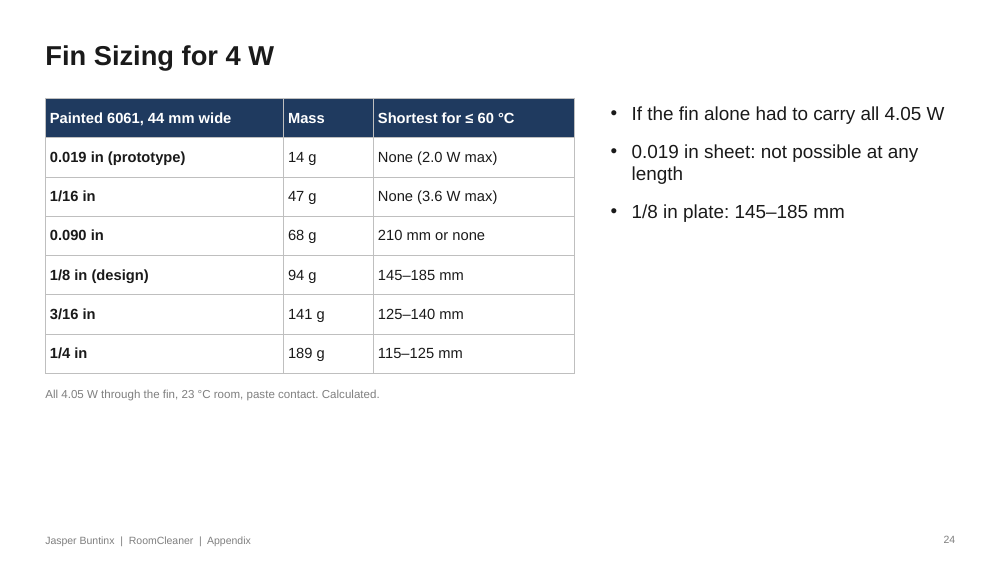
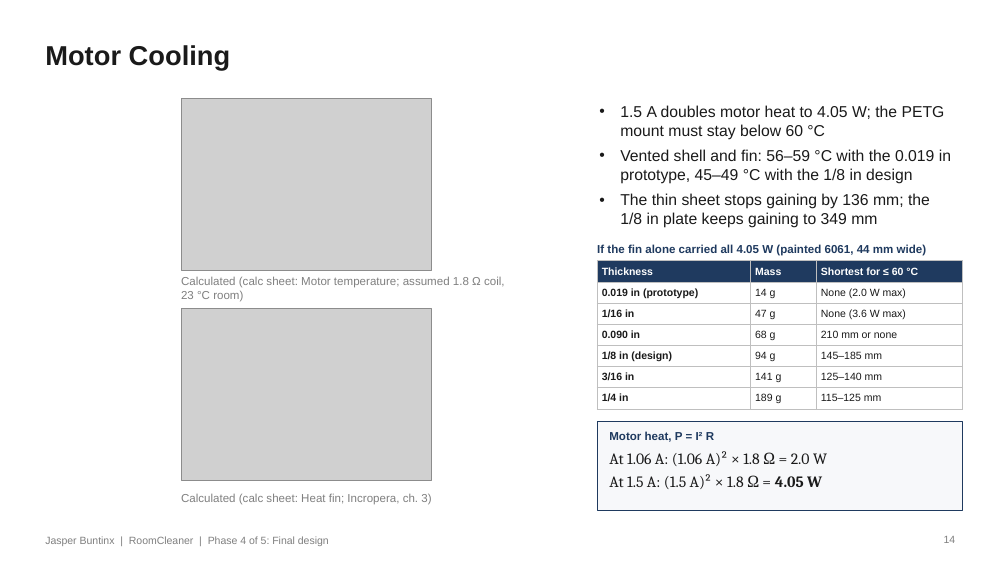
Before and after one commit to Jaspario1199/RoomCleaner, a slide deck: slide 14 of docs/presentation/deck_v8/RoomCleaner_Buntinx_Oct27_v8.pptx (slide 24 before the commit). Drawn at 1008x567 pixels with LibreOffice and Linux fonts; fonts in the diff are those of the drawing; grey boxes stand for pictures. Boxes give left, top, right and bottom in pixels: in the first picture for what was removed or moved away, otherwise in the second. Text is boxed around its words. In the diff, an @@ line names an element or a change of style, - is before the commit and + after.

```diff
--- a/docs/presentation/deck_v8/RoomCleaner_Buntinx_Oct27_v8.pptx
+++ b/docs/presentation/deck_v8/RoomCleaner_Buntinx_Oct27_v8.pptx
@@ text at bbox=[45, 45, 231, 70]: text changed @@
-Fin Sizing for 4 W
+Motor Cooling
@@ picture added at bbox=[181, 98, 431, 270] @@
@@ text added at bbox=[620, 105, 951, 228], 15 pt, text #1A1A1A @@
+• 1.5 A doubles motor heat to 4.05 W; the PETG mount must stay below 60 °C
+• Vented shell and fin: 56–59 °C with the 0.019 in prototype, 45–49 °C with the 1/8 in design
+• The thin sheet stops gaining by 136 mm; the 1/8 in plate keeps gaining to 349 mm
@@ text removed at bbox=[632, 106, 945, 222] @@
-• If the fin alone had to carry all 4.05 W
-• 0.019 in sheet: not possible at any length
-• 1/8 in plate: 145–185 mm
@@ table at bbox=[597, 261, 963, 407] @@
-row 1, column 1: Painted 6061, 44 mm wide
+row 1, column 1: Thickness
@@ size 14 to 10 pt @@
@@ table: place and size @@
-table at bbox=[45, 98, 575, 365]
+table at bbox=[597, 261, 963, 407]
@@ text added at bbox=[597, 244, 927, 256], 11 pt, text #1F3A5F, bold @@
+If the fin alone carried all 4.05 W (painted 6061, 44 mm wide)
@@ text added at bbox=[181, 276, 505, 301], 11 pt, text #7F7F7F @@
+Calculated (calc sheet: Motor temperature; assumed 1.8 Ω coil, 23 °C room)
@@ picture added at bbox=[181, 309, 431, 480] @@
@@ text removed at bbox=[45, 389, 380, 401] @@
-All 4.05 W through the fin, 23 °C room, paste contact. Calculated.
@@ rectangle added at bbox=[597, 421, 963, 510], fill #F7F8FA, outline #1F3A5F 1 pt @@
@@ text added at bbox=[609, 431, 714, 443], 11 pt, text #1F3A5F, bold @@
+Motor heat, P = I² R
@@ text added at bbox=[609, 451, 827, 489], 15 pt, text #1A1A1A @@
+At 1.06 A: (1.06 A)² × 1.8 Ω = 2.0 W
+At 1.5 A: (1.5 A)² × 1.8 Ω = 4.05 W
@@ text added at bbox=[181, 493, 431, 505], 11 pt, text #7F7F7F @@
+Calculated (calc sheet: Heat fin; Incropera, ch. 3)
@@ text at bbox=[45, 536, 329, 546]: text changed @@
-Jasper Buntinx | RoomCleaner | Appendix
+Jasper Buntinx | RoomCleaner | Phase 4 of 5: Final design
@@ page number at bbox=[944, 536, 956, 543]: text changed @@
-24
+14
```
Also in this commit, not shown: 5 other slides changed, 10 slides removed, 7 other files.
